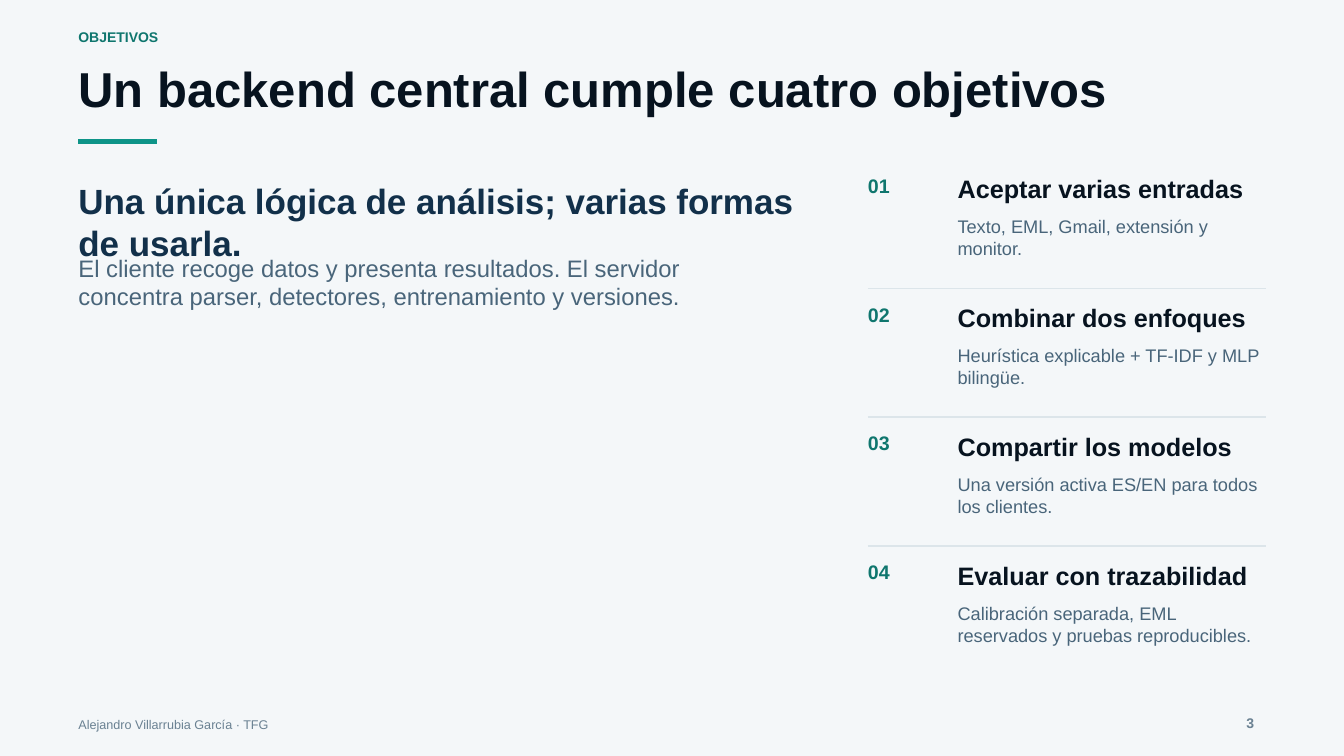
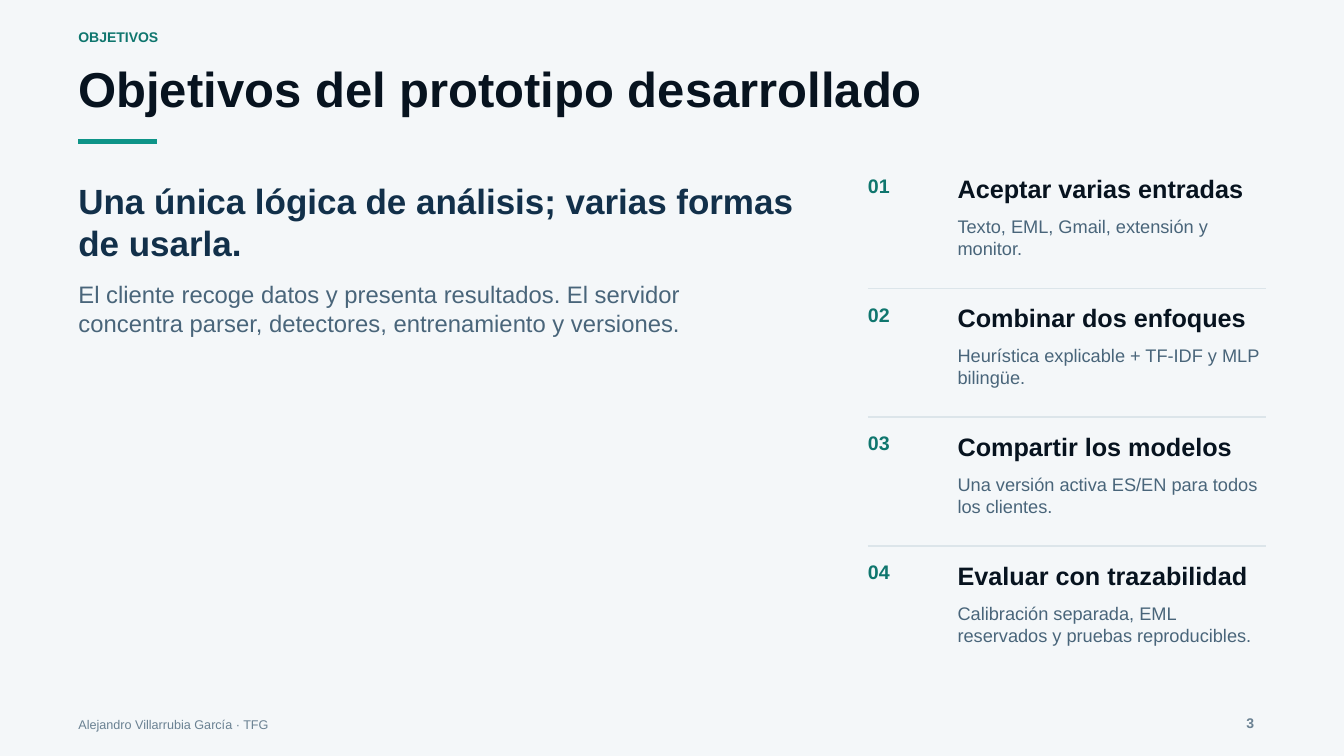
Before and after one commit to villarrubi/TFG, a slide deck: slide 3 of Presentacion_defensa_TFG.pptx. Drawn at 1344x756 pixels with LibreOffice and Linux fonts; fonts in the diff are those of the drawing. Boxes give left, top, right and bottom in pixels: in the first picture for what was removed or moved away, otherwise in the second. Text is boxed around its words. In the diff, an @@ line names an element or a change of style, - is before the commit and + after.

```diff
--- a/Presentacion_defensa_TFG.pptx
+++ b/Presentacion_defensa_TFG.pptx
@@ text at bbox=[78, 71, 922, 117]: text changed @@
-Un backend central cumple cuatro objetivos
+Objetivos del prototipo desarrollado
@@ text "El cliente recoge datos y ...": place and size @@
-text "El cliente recoge datos y ..." at bbox=[78, 259, 680, 310]
+text "El cliente recoge datos y ..." at bbox=[78, 285, 680, 337]
```
Also in this commit, not shown: 2 other slides changed, 16 other files.
